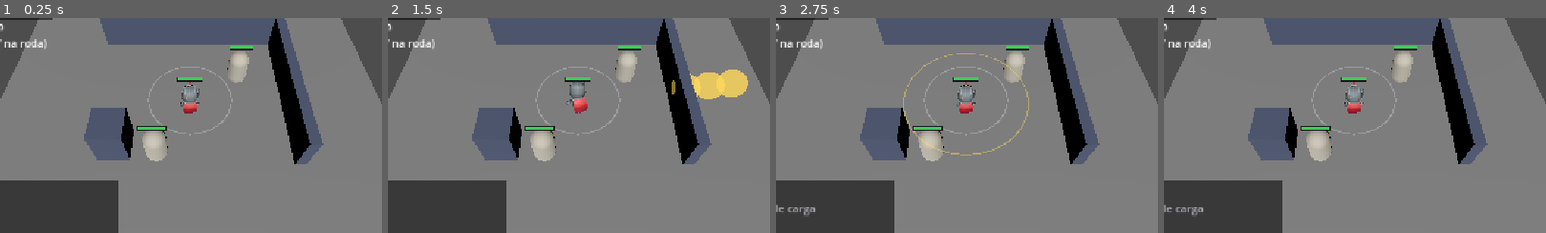
Above: before the commit, frames 1-4 (left to right).
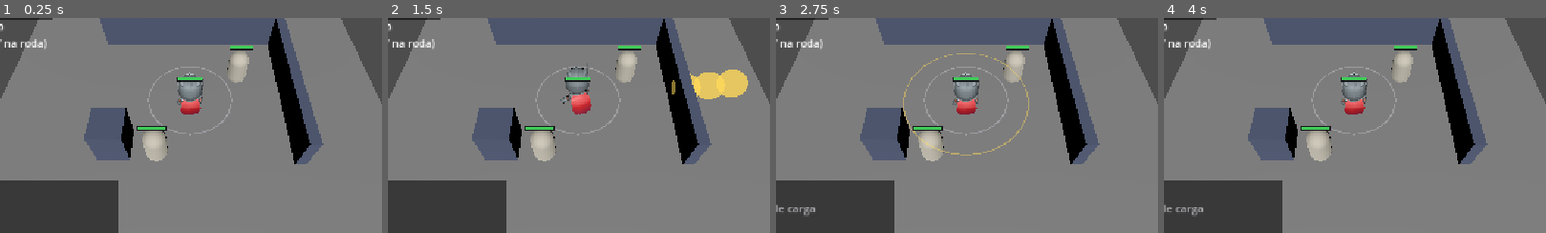
Above: after the commit, the same moments.

Repository: Tiago195/mbr
Game: Godot game, scene res://scenes/main.tscn
The game is run twice, just before and just after one commit, with the same random seed, the same clock (stepped at 60 frames per second) and the same inputs.
Inputs (mouse positions are % of the whole screen's width and height, from its top left):
- Up to frame 1 (0.25 s): no input
- Up to frame 2 (1.5 s): tap Enter at 0.5 s; move the mouse to (72, 45) at 0.52 s; hold E (ability_e) 0.53-1.25 s; click (72, 45) at 0.67 s; drag from (30, 55) to (45, 70) at 1.27 s
- Up to frame 3 (2.75 s): move the mouse to (60, 28) at 2.02 s; hold R (ability_r) from 2.03 s (still down); click (60, 28) at 2.17 s
- Up to frame 4 (4 s): release R (ability_r) at 2.75 s; tap Space at 2.75 s; drag from (45, 70) to (20, 35) at 2.77 s; tap Enter at 3.5 s; move the mouse to (80, 65) at 3.52 s; tap End (animacao_next) at 3.6 s; click (80, 65) at 3.67 s
The pictures show only the part of the screen within x 25-75%, y 30-80%; the shares and areas given below are measured in that part.

The runs differ from the first frame. In frame 1, 0.6% of the frame differs, in the area x 46-54%, y 25-45%; in frame 2, 0.6%, in the area x 45-54%, y 20-45%; in frame 3, 0.6%; in frame 4, 0.6%.

Commit message:
Quinze segundos de jogo reprovaram quatro coisas, e eu passei a olhar a tela
O usuário abriu o jogo e pegou: dano saindo antes de a espada encostar e
vários danos dentro de UMA estocada (o clipe do pack é mais lento que a
cadência — a Bella bate a cada 0,43 s num clipe de ~1 s); andar não cortava
a animação do golpe; um cone vermelho de depuração nos pés; e o boneco com
metade da altura visual de uma cápsula de treino — o 0,709 para 1,75 m
durou quinze segundos de tela.

O que mudou: o clipe de ataque acelera para caber no intervalo da cadência
(_tocar_no_ritmo_do_ataque; o dano continua no tick, como o original — o
censo mediu que lá nenhum clipe de combate tem evento de animação); andar
cancela o gesto do ATAQUE e só dele, porque gesto de habilidade é telegrafia
(cancelar_ataque_em_movimento, chamado pela caminhada); o FrontMarker saiu
da cena; e o Knight entra na escala natural 1,0 — 2,467 m contra a cápsula
de 2,0.

E a parte que vale mais que os patches: as validações visuais que eu dizia
não conseguir fazer, eu consigo — trazer a janela do jogo à frente,
capturar a tela, dar zoom no personagem, clicar no boneco de treino e ler o
console. Foi assim que confirmei o cone, o tamanho e a correção deles.
A faixa de altura da sonda acompanhou (1,4–2,8), o comentário do pé
atualizou a medida (+0,115 na escala nova), e a conferência da escala em
conferir_numeros.py agora compara documento com código em vez de derivar de
um alvo que mudou.

Co-Authored-By: Claude Fable 5 <noreply@anthropic.com>

Diff:
--- a/scenes/main.tscn
+++ b/scenes/main.tscn
@@ -45,12 +45,6 @@
 size = Vector3(1.5, 2, 1.5)
 
 [sub_resource type="CapsuleShape3D" id="CapsuleShape3D_player"]
-
-[sub_resource type="StandardMaterial3D" id="StandardMaterial3D_front"]
-albedo_color = Color(0.85, 0.25, 0.2, 1)
-
-[sub_resource type="BoxMesh" id="BoxMesh_front"]
-size = Vector3(0.2, 0.2, 0.6)
 
 [node name="Main" type="Node3D" unique_id=183064327]
 
@@ -105,11 +99,6 @@
 
 [node name="CollisionShape3D" type="CollisionShape3D" parent="Player" unique_id=1478862653]
 shape = SubResource("CapsuleShape3D_player")
-
-[node name="FrontMarker" type="MeshInstance3D" parent="Player" unique_id=2016804399]
-transform = Transform3D(1, 0, 0, 0, 1, 0, 0, 0, 1, 0, 0, -0.7)
-material_override = SubResource("StandardMaterial3D_front")
-mesh = SubResource("BoxMesh_front")
 
 [node name="Combatant" type="Node" parent="Player" unique_id=442994014]
 script = ExtResource("3_combatant")
--- a/scripts/gameplay/boneco.gd
+++ b/scripts/gameplay/boneco.gd
@@ -59,14 +59,19 @@
 	"res://arte/personagem.glb",
 ])
 
-## Quanto multiplicar o modelo padrão. **1,75 / 2,467 — não é gosto.**
-##
-## O Knight é autorado com 2,467 m do pé ao topo do elmo (medido por
-## `tools/sondar_kaykit.gd`, que reprova corpo fora de 1,2–2,4 m), e a nossa
-## direção de arte manda 1,75 m (§2 de `docs/11` — é a altura de
-## `arte/personagem.glb`, e a que o alcance das habilidades e a câmera já
-## assumem). A escala não mexe nos pés: a origem do modelo é o chão.
-@export var escala_do_modelo: float = 0.709
+## Quanto multiplicar o modelo padrão. **1,0 — e o 0,709 que esteve aqui
+## durou quinze segundos de jogo.**
+##
+## A primeira versão escalava o Knight para os 1,75 m da direção de arte, e o
+## usuário reprovou na hora: *"o boneco parece pequeno de mais, chega a ser
+## exagerado"*. Medido na tela, ele lia com metade da altura visual de uma
+## cápsula de treino — proporção chibi concentra a massa na cabeça, e numa
+## câmera de MOBA o que sobra é um elmo com pés. Os 2,467 m autorados do pack
+## (contra 2,0 m da cápsula) são o que lê como personagem nessa câmera; o
+## 1,75 continua sendo a régua do BONECO GERADO, não deste. A escala não mexe
+## nos pés: a origem do modelo é o chão. `tools/sondar_kaykit.gd` reprova
+## corpo fora de 1,4–2,8 m.
+@export var escala_do_modelo: float = 1.0
 
 ## Malhas do modelo a esconder ao carregar.
 ##
@@ -370,7 +375,15 @@
 ## como o jogo passou a pedir oito clipes do Royal Crown que nunca estiveram no
 ## nosso arquivo: `tocar` devolvia `false`, ninguém lia o retorno, e o corpo
 ## ficava parado sem uma linha no console. Ver `VocabularioDeAnimacao`.
-func tocar(nome: String, tocar_de_novo: bool = false) -> bool:
+## `velocidade` multiplica o passo do clipe. Existe porque o clipe de ataque
+## do pack é mais LENTO que a cadência de ataque de vários campeões — a Bella
+## bate 2,32 vezes por segundo num clipe de ~1 s —, e sem acelerar o golpe
+## visual dois danos saíam dentro de UMA estocada. Quem calcula a velocidade
+## é quem conhece a cadência (`GestoDeConjuracao._ao_atacar`); aqui ela só é
+## repassada à engine.
+func tocar(
+		nome: String, tocar_de_novo: bool = false, velocidade: float = 1.0
+) -> bool:
 	if _animador == null:
 		return false
 	if not _animador.has_animation(nome):
@@ -382,7 +395,7 @@
 		return false
 	if not tocar_de_novo and _animador.current_animation == nome:
 		return true
-	_animador.play(nome)
+	_animador.play(nome, -1, velocidade)
 	return true
 
 ## Quanto dura um clipe, em segundos. Zero quando ele não existe.
--- a/scripts/gameplay/gesto_de_caminhada.gd
+++ b/scripts/gameplay/gesto_de_caminhada.gd
@@ -91,15 +91,23 @@
 		return
 	if _reacao != null and _reacao.esta_reagindo():
 		return
-	if _gesto != null and _gesto.esta_gesticulando():
-		# **E devolve o corpo ao lugar antes de sair.** Sem isto a caminhada
-		# larga o corpo inclinado e o gesto de conjuração desenha por cima de
-		# um repouso que não é repouso — foi o que a sonda acusou com "o corpo
-		# não voltou ao repouso depois do gesto".
-		return
 
 	var plana := Vector3(_corpo.velocity.x, 0.0, _corpo.velocity.z)
 	var rapidez: float = plana.length()
+
+	if _gesto != null and _gesto.esta_gesticulando():
+		# **Andar corta o golpe básico**, como no LoL: mover-se durante a
+		# estocada devolve o corpo à corrida no mesmo quadro. Só o ataque —
+		# o gesto de habilidade é telegrafia e fica (ver `_de_ataque`).
+		if rapidez >= velocidade_minima:
+			_gesto.cancelar_ataque_em_movimento()
+		if _gesto.esta_gesticulando():
+			# **E devolve o corpo ao lugar antes de sair.** Sem isto a
+			# caminhada larga o corpo inclinado e o gesto de conjuração
+			# desenha por cima de um repouso que não é repouso — foi o que a
+			# sonda acusou com "o corpo não voltou ao repouso depois do
+			# gesto".
+			return
 
 	# **Com esqueleto, o clipe manda e o quique SAI.** Quique, inclinação e
 	# bamboleio foram escritos para um corpo sem osso; sobre uma passada de
--- a/scripts/gameplay/gesto_de_conjuracao.gd
+++ b/scripts/gameplay/gesto_de_conjuracao.gd
@@ -116,6 +116,17 @@
 ## porque mover o corpo todo lê como empurrão e não como golpe.
 var _boneco: Boneco
 var _malha: Node3D
+
+## O combatente dono do corpo — é dele que sai a cadência do ataque.
+var _combatente: Node = null
+
+## Verdadeiro quando o gesto em curso é de ATAQUE BÁSICO, e não de habilidade.
+##
+## A distinção existe porque andar cancela um e não o outro: no esquema do
+## LoL, mover-se durante o golpe básico corta a animação e o corpo volta a
+## correr, mas o gesto de uma habilidade é a telegrafia dela — cortá-lo
+## apagaria exatamente o que o jogador precisa ler.
+var _de_ataque: bool = false
 var _caster: AbilityCaster
 var _base_posicao: Vector3
 var _base_escala: Vector3
@@ -125,12 +136,12 @@
 
 func _ready() -> void:
 	_boneco = _achar_boneco()
-	var combatente: Node = _achar_irmao("Combatant")
-	if combatente != null:
-		if combatente.has_signal("atacou"):
-			combatente.connect("atacou", _ao_atacar)
-		if combatente.has_signal("displaced"):
-			combatente.connect("displaced", _ao_deslocar)
+	_combatente = _achar_irmao("Combatant")
+	if _combatente != null:
+		if _combatente.has_signal("atacou"):
+			_combatente.connect("atacou", _ao_atacar)
+		if _combatente.has_signal("displaced"):
+			_combatente.connect("displaced", _ao_deslocar)
 	_malha = _achar_malha()
 	if _boneco != null:
 		_malha = _boneco
@@ -144,14 +155,65 @@
 	if _caster != null:
 		_caster.cast_attempted.connect(_ao_conjurar)
 
-## O golpe básico saiu: o corpo bate.
+## O golpe básico saiu: o corpo bate — NO RITMO da cadência.
+##
+## O clipe do pack é mais lento que a cadência de vários campeões (a Bella
+## bate a cada 0,43 s num clipe de ~1 s), e tocá-lo em velocidade natural
+## produzia o que o usuário reportou em 26/08: *"o boneco alvo sofre dano
+## várias vezes enquanto a primeira animação de atack básico ainda nem
+## terminou"* — e o dano parecia sair antes de a espada encostar, porque o
+## contato visual do clipe ficava muito depois do tick. O dano continua
+## saindo no tick, como no original (o censo mediu: nenhum clipe de combate
+## de lá tem evento de animação); o que muda é o golpe visual caber no
+## intervalo entre dois ticks.
 func _ao_atacar() -> void:
 	# Sem esqueleto, o ataque usa o mesmo gesto de estocada das habilidades.
 	_gesto = Gesto.ESTOCADA
-	if _tocar(clipe_de_ataque):
+	_de_ataque = true
+	if _tocar_no_ritmo_do_ataque():
 		return
 	_total = duracao
 	_restante = _total
+
+## Toca o clipe de ataque acelerado para caber no intervalo da cadência.
+## Devolve se tocou.
+func _tocar_no_ritmo_do_ataque() -> bool:
+	if _boneco == null or _boneco.animador() == null:
+		return false
+	var roda: RodaDeAnimacao = _achar_roda()
+	if roda != null and roda.esta_mostrando():
+		return false
+	var do_clipe: float = _boneco.duracao_de(clipe_de_ataque)
+	if do_clipe <= 0.0:
+		return false
+	# Nunca DESacelerar: clipe mais rápido que a cadência vira pausa entre
+	# golpes, que é como o ataque lento deve ler.
+	var velocidade: float = maxf(do_clipe / _intervalo_do_ataque(), 1.0)
+	if not _boneco.tocar(clipe_de_ataque, true, velocidade):
+		return false
+	_total = maxf(do_clipe / velocidade, 0.05)
+	_restante = _total
+	return true
+
+## Segundos entre dois ataques básicos deste corpo. `duracao` quando não há
+## como saber — que é o comportamento de antes.
+func _intervalo_do_ataque() -> float:
+	if _combatente == null:
+		return duracao
+	var unidade: Variant = _combatente.get("unit")
+	if unidade == null:
+		return duracao
+	return maxf(unidade.attack_interval(), 0.05)
+
+## Andar cancela o golpe básico — e SÓ ele.
+##
+## `GestoDeCaminhada` chama isto quando o corpo se move com um gesto em
+## curso. Habilidade não é cancelada: o gesto dela é a telegrafia, e é
+## exatamente o que o jogador está tentando ler.
+func cancelar_ataque_em_movimento() -> void:
+	if not _de_ataque or _restante <= 0.0:
+		return
+	_repousar()
 
 
 ## O corpo foi deslocado: a animação de investida acompanha o deslocamento em
@@ -222,6 +284,8 @@
 	if not (result.succeeded() or result.started()):
 		return
 
+	# Gesto de habilidade não é cancelável por movimento — ver `_de_ataque`.
+	_de_ataque = false
 	var saiu: Ability = result.ability if result.ability != null else pedida
 	_gesto = Gesto.PREPARO if result.started() else _gesto_para(saiu)
 	# Com esqueleto, o gesto vira CLIPE. O nome sai do mesmo `_gesto` que o
@@ -442,10 +506,10 @@
 	if host == null:
 		return null
 	for child: Node in host.get_children():
-		# O marcador da frente é filho separado e NÃO entra: ele existe para
-		# mostrar para onde o personagem olha, e girá-lo junto apagaria essa
-		# informação justamente durante o gesto.
-		if child is MeshInstance3D and child.name != "FrontMarker":
+		# O `FrontMarker` que já foi excluído por nome aqui saiu da cena em
+		# 26/08/2026: o modelo da decisão 25 mostra a frente sozinho, e o
+		# usuário apontou o cone vermelho como ruído.
+		if child is MeshInstance3D:
 			return child as Node3D
 	return null
 
--- a/tools/sondar_campeoes.gd
+++ b/tools/sondar_campeoes.gd
@@ -240,10 +240,12 @@
 
 ## Quanto o dedo tem que estar À FRENTE do calcanhar, em metros.
 ##
-## Medido no Knight em escala de jogo: +0,082 m na média dos dois pés — é a
-## linha que esta sonda imprime. O piso fica em pouco mais de metade, pela
-## mesma régua do rosto: frouxo aprova torto, apertado reprova quando o pé
-## encurtar. Zerar `Boneco.giro_do_modelo` dá -0,082 e reprova.
+## Medido no Knight em escala 1,0: +0,115 m na média dos dois pés — é a
+## linha que esta sonda imprime, e ela muda junto com `escala_do_modelo`
+## (era +0,082 na escala 0,709). O piso fica abaixo de metade, pela mesma
+## régua do rosto: frouxo aprova torto, apertado reprova quando o pé
+## encurtar ou a escala descer. Zerar `Boneco.giro_do_modelo` inverte o
+## sinal e reprova — foi a mutação que provou a conferência.
 const DEDO_ADIANTE_MINIMO: float = 0.05
 
 ## A frente medida pelos PÉS, para modelo sem o material `rosto`.
--- a/tools/sondar_kaykit.gd
+++ b/tools/sondar_kaykit.gd
@@ -17,9 +17,9 @@
 ##      `CICLOS`. Isto também pega o par de verbos que divide um clipe e
 ##      DISCORDA sobre ser ciclo — o loop mora no recurso compartilhado, e o
 ##      segundo a escrever venceria em silêncio;
-##   4. o corpo tem altura de personagem (1,2 a 2,4 m), medida por
-##      `global_transform * AABB` de cada malha — o termo que engloba, não a
-##      lista de propriedades (lição 10).
+##   4. o corpo tem altura de personagem (1,4 a 2,8 m — ver o comentário na
+##      medição), medida por `global_transform * AABB` de cada malha — o
+##      termo que engloba, não a lista de propriedades (lição 10).
 ##
 ## O que ela NÃO sabe: se a silhueta diz o que o clipe é, e para onde o rosto
 ## aponta — o Knight não tem as caixas nomeadas que `sondar_campeoes.gd` mede
@@ -89,9 +89,14 @@
 	print("  caixa do corpo: %.3f x %.3f x %.3f m (pé em y=%.3f)" % [
 		caixa.size.x, altura, caixa.size.z, caixa.position.y,
 	])
-	if altura < 1.2 or altura > 2.4:
+	# A faixa era 1,2–2,4 quando o alvo era os 1,75 m da direção de arte — e
+	# o usuário reprovou o 1,75 na tela em quinze segundos: numa câmera de
+	# MOBA o chibi lia com metade da cápsula de treino (2,0 m). O alvo passou
+	# a ser o tamanho autorado do pack, 2,467 m, e a faixa acompanha: piso
+	# acima da metade da cápsula, teto pouco acima do autorado.
+	if altura < 1.4 or altura > 2.8:
 		falhas.append(
-			"o corpo mede %.2f m — fora da faixa de personagem (1,2 a 2,4)"
+			"o corpo mede %.2f m — fora da faixa de personagem (1,4 a 2,8)"
 			% altura
 		)
 
Not shown, changed: CLAUDE.md
Not shown, changed: docs/02-decisoes-tecnicas.md
Not shown, changed: tools/conferir_numeros.py
